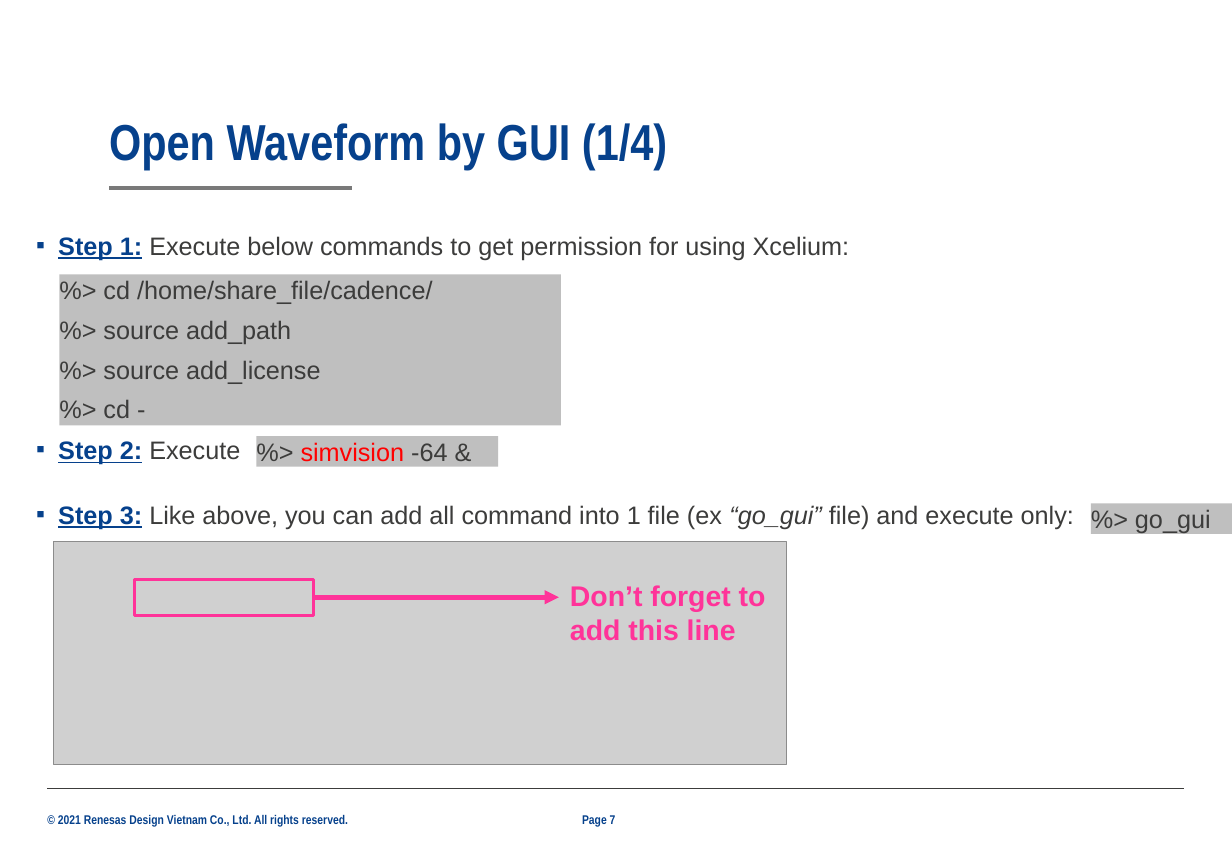
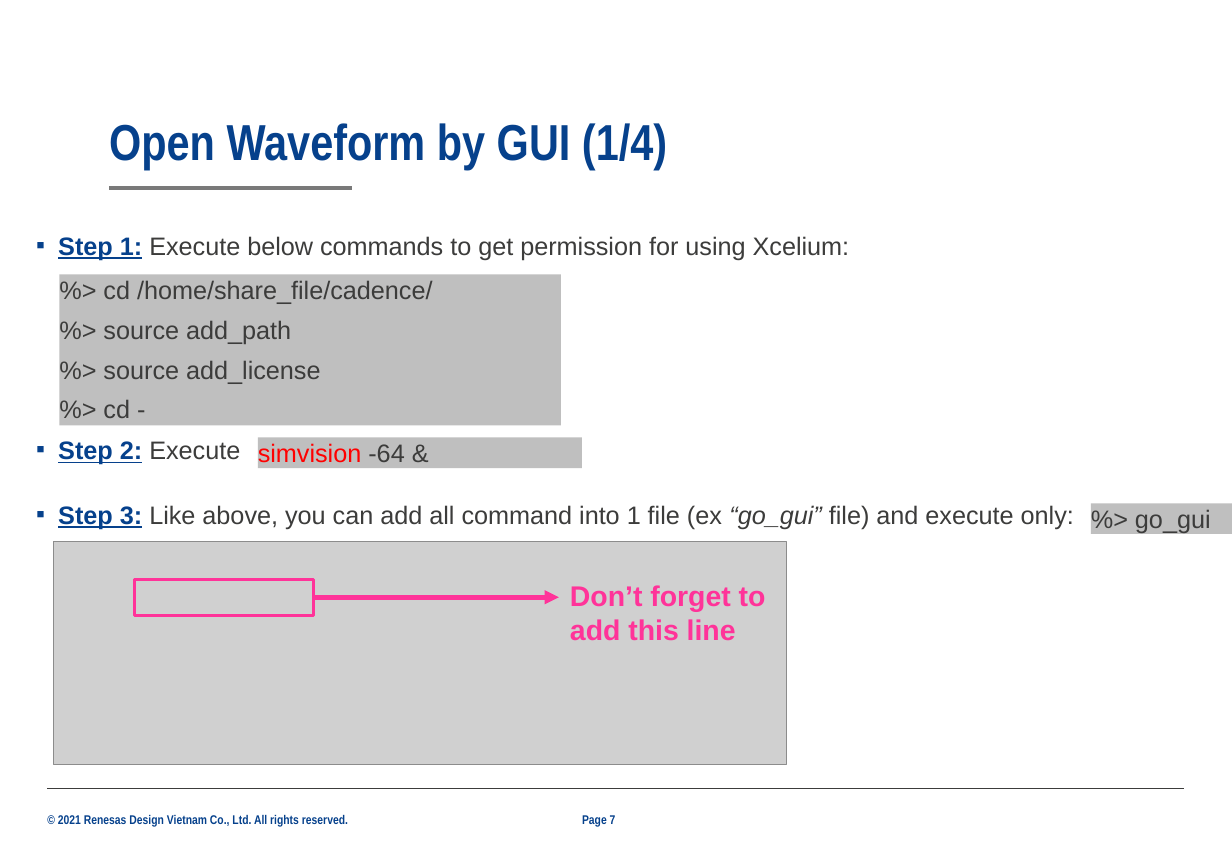
Before and after one commit to illubaby/HCMUT_LSI_Lab, a slide deck: slide 7 of Lab_1/LAB1_Simulation.pptx. Drawn at 1232x853 pixels with LibreOffice and Linux fonts; fonts in the diff are those of the drawing; grey boxes stand for pictures; background and template pictures are left out. Boxes give left, top, right and bottom in pixels: in the first picture for what was removed or moved away, otherwise in the second. Text is boxed around its words. In the diff, an @@ line names an element or a change of style, - is before the commit and + after.

```diff
--- a/Lab_1/LAB1_Simulation.pptx
+++ b/Lab_1/LAB1_Simulation.pptx
@@ text in rectangle at box(258, 443, 404, 463): text changed @@
-%> simvision -64 &
+simvision -64 &
@@ rectangle "simvision -64 &": place and size @@
-rectangle "simvision -64 &" at box(256, 436, 498, 466)
+rectangle "simvision -64 &" at box(258, 438, 582, 469)
```
Also in this commit, not shown: 21 other files.
